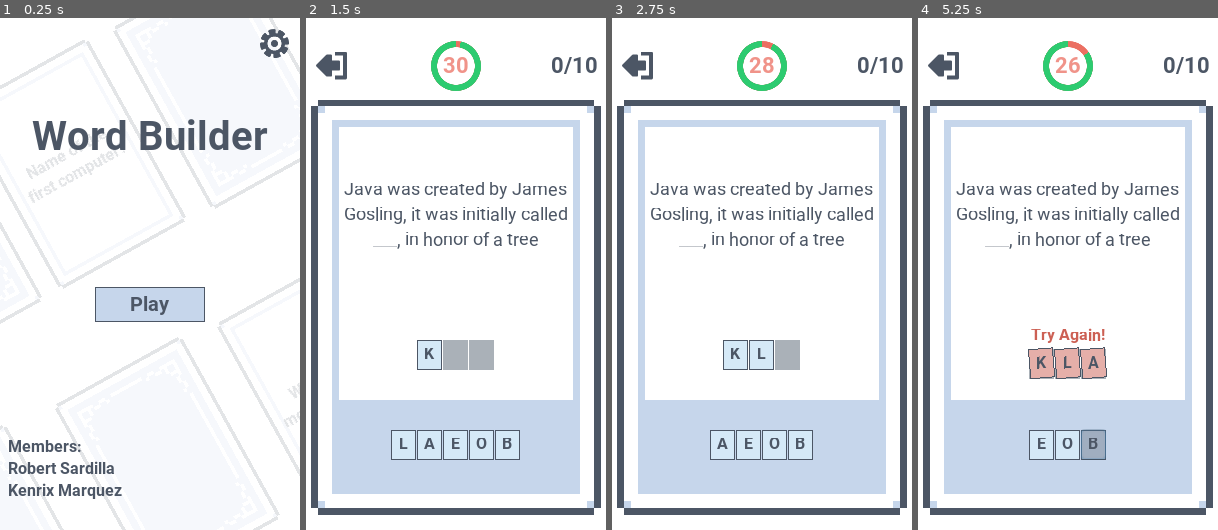
Above: before the commit, frames 1-4 (left to right).
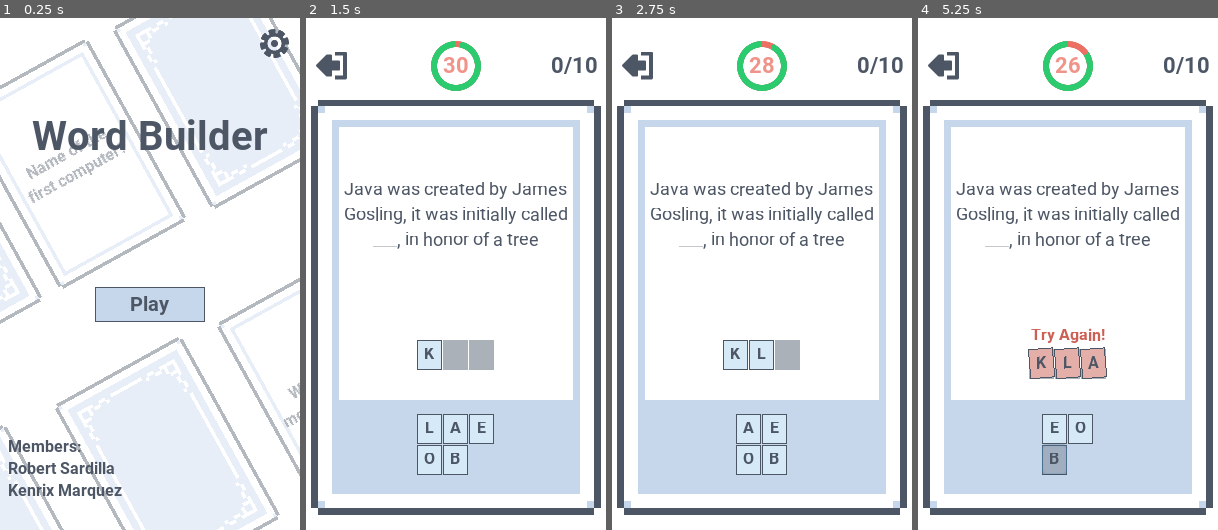
Above: after the commit, the same moments.

Repository: LoneDespair/comsci-card_game
Game: Godot game, scene res://src/main/main.tscn
The game is run twice, just before and just after one commit, with the same random seed, the same clock (stepped at 60 frames per second) and the same inputs.
Inputs:
- Up to frame 1 (0.25 s): no input
- Up to frame 2 (1.5 s): click "Play" at 0.5 s; click "K" at 1.25 s
- Up to frame 3 (2.75 s): click "L" at 2 s
- Up to frame 4 (5.25 s): click "A" at 2.75 s; click "E" at 3.5 s; click "O" at 4.25 s; click "B" at 5 s

The runs differ from the first frame. In frame 1, 4.9% of the frame differs, in the area x 0-100%, y 0-100%; in frame 2, 0.8%; in frame 3, 0.7%; in frame 4, 1.3%.

Commit message:
letters are now centered

Diff:
--- a/src/card/selection_logic.gd
+++ b/src/card/selection_logic.gd
@@ -1,6 +1,9 @@
 extends Node
 
-onready var selection_container := $"%selection"
+const MAX_COLUMNS := 9
+const MIN_COLUMNS := 2
+
+onready var selection_container := $"%selection" as GridContainer
 onready var answer_container := $"%answer"
 onready var answer_logic := $"../answer_logic"
 
@@ -12,6 +15,7 @@
 func add(letter_scn : Button) -> void:
 	letter_scn.connect("pressed", self, "select", [letter_scn])
 	selection_container.add_child(letter_scn)
+	balance()
 
 
 func select(letter_scn : Button) -> void:
@@ -22,6 +26,15 @@
 		letter_scn.disconnect("pressed", self, "select")
 
 		answer_logic.add(letter_scn, holder)
+		balance()
 
 	else:
 		prints("Answer fulll")
+
+
+func balance() -> void:
+	var count : float = selection_container.get_child_count()
+
+	if count > MIN_COLUMNS:
+		selection_container.columns = (count + 1) / 2
+		prints(selection_container.columns)
--- a/src/main/main.tscn
+++ b/src/main/main.tscn
@@ -187,9 +187,9 @@
 [node name="ColorRect" type="ColorRect" parent="menu"]
 anchor_right = 1.0
 anchor_bottom = 1.0
-margin_right = 3600.0
-margin_bottom = 6144.0
-color = Color( 1, 1, 1, 0.847059 )
+margin_right = 3900.0
+margin_bottom = 6656.0
+color = Color( 1, 1, 1, 0.584314 )
 
 [node name="MarginContainer" type="MarginContainer" parent="menu"]
 anchor_right = 1.0
